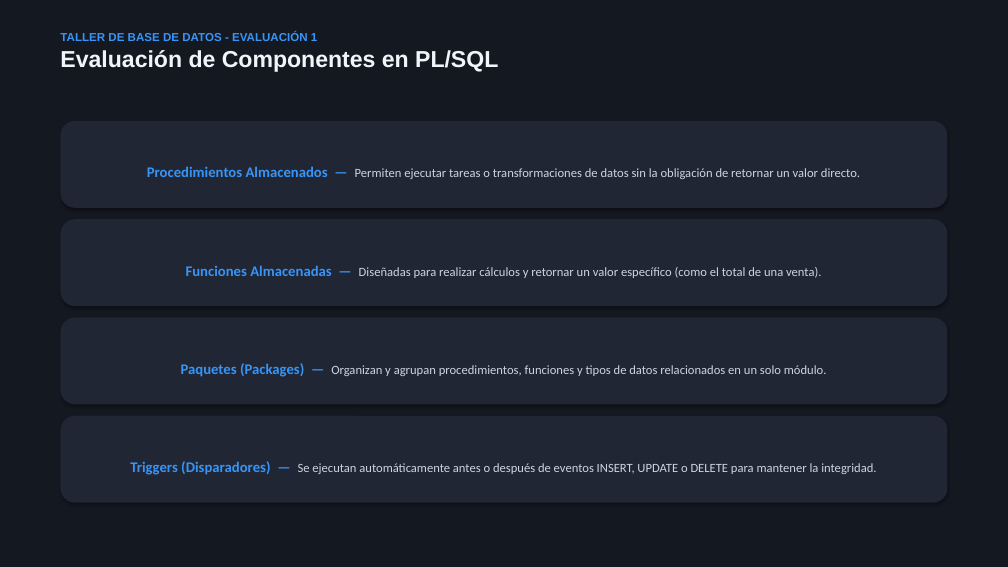
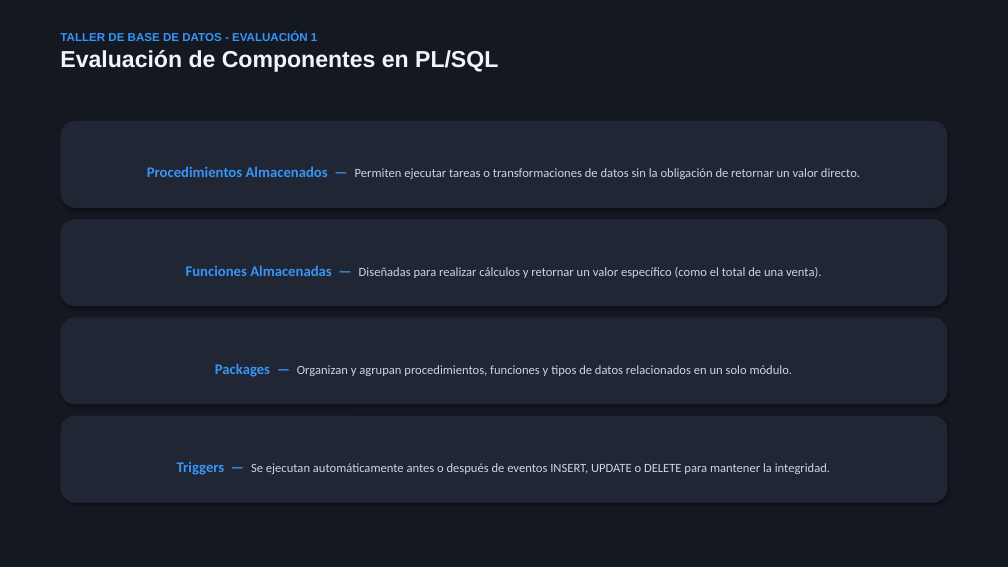
Before and after one commit to ruke-duoc-uc/top_9, a slide deck: slide 8 of Presentacion_Top9_Evaluacion1.pptx. Drawn at 1008x567 pixels with LibreOffice and Linux fonts; fonts in the diff are those of the drawing. Boxes give left, top, right and bottom in pixels: in the first picture for what was removed or moved away, otherwise in the second. Text is boxed around its words. In the diff, an @@ line names an element or a change of style, - is before the commit and + after.

```diff
--- a/Presentacion_Top9_Evaluacion1.pptx
+++ b/Presentacion_Top9_Evaluacion1.pptx
@@ text in rounded rectangle at (x1=215, y1=363, x2=793, y2=377): text changed @@
-Paquetes (Packages) — Organizan y agrupan procedimientos, funciones y tipos de datos relacionados en un solo módulo.
+Packages — Organizan y agrupan procedimientos, funciones y tipos de datos relacionados en un solo módulo.
@@ text in rounded rectangle at (x1=177, y1=462, x2=830, y2=475): text changed @@
-Triggers (Disparadores) — Se ejecutan automáticamente antes o después de eventos INSERT, UPDATE o DELETE para mantener la integridad.
+Triggers — Se ejecutan automáticamente antes o después de eventos INSERT, UPDATE o DELETE para mantener la integridad.
```
Also in this commit, not shown: 3 other slides changed.
